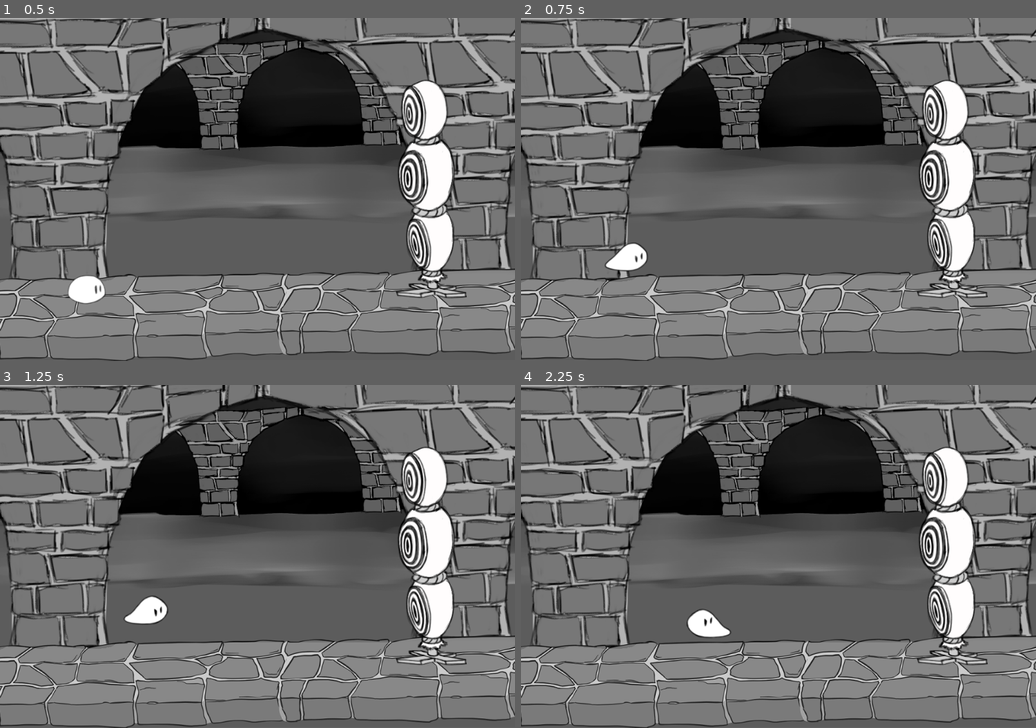
Above: before the commit, frames 1-4 (two rows, left to right).
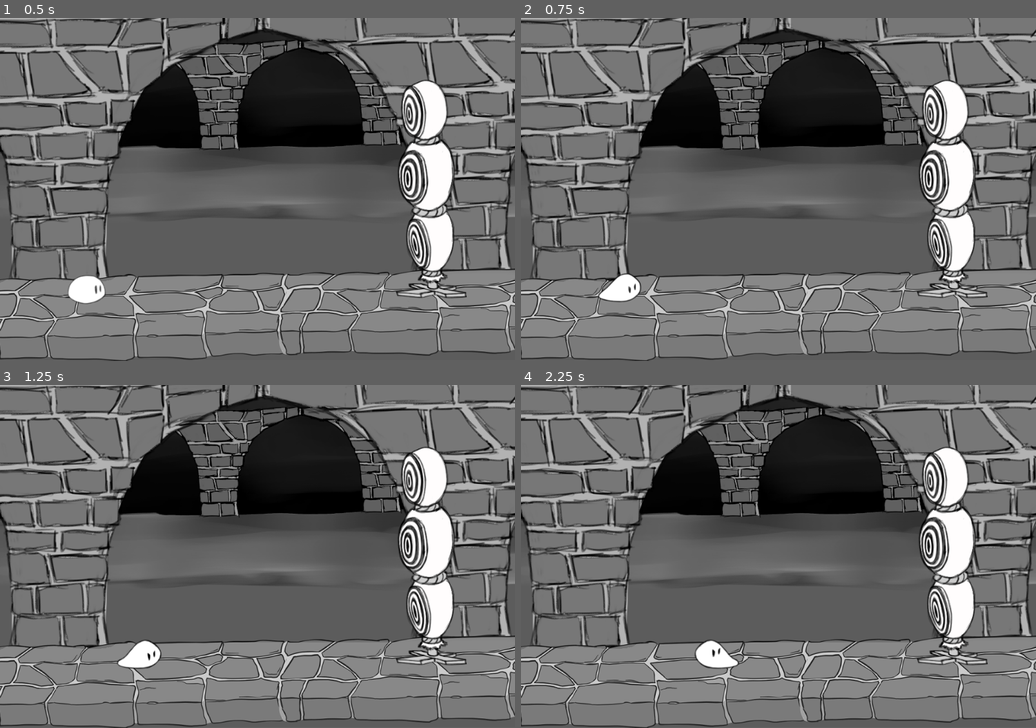
Above: after the commit, the same moments.

Repository: ludumcloud/dungeon-dojo-godot
Game: Godot game, scene res://resources/level.tscn
Two runs of this game, one before a commit and one after it. Both use one fixed random seed, a clock stepped at 60 frames per second and the inputs below.
Inputs:
- Up to frame 1 (0.5 s): no input
- Up to frame 2 (0.75 s): hold D (move_right) from 0.53 s (still down); tap Space (jump) at 0.6 s
- Up to frame 3 (1.25 s): keep holding D (move_right); tap Space (jump) at 0.77, 1.07 s
- Up to frame 4 (2.25 s): tap O (damage) at 1.35 s; tap Space (jump) at 1.52, 1.55, 1.82 s; release D (move_right) at 2.03 s; hold A (move_left) from 2.03 s (still down); tap Y (hi_attack) at 2.1 s

Frame 1 is identical in both runs. In frame 2, 0.9% of the frame differs, in the area x 14-25%, y 65-83%; in frame 3, 1.0%, in the area x 22-33%, y 61-83%; in frame 4, 1.0%.

Commit message:
Adding constrained physics based on player animation state

Diff:
--- a/resources/character.tscn
+++ b/resources/character.tscn
@@ -69,13 +69,29 @@
 tracks/0/imported = false
 tracks/0/enabled = true
 tracks/0/keys = {
-"times": PoolRealArray( -9.31323e-010, 0.409902 ),
+"times": PoolRealArray( -9.31323e-10, 0.409902 ),
 "transitions": PoolRealArray( 1, 1 ),
 "update": 0,
 "values": [ 19, 24 ]
 }
 
 [sub_resource type="Animation" id=4]
+resource_name = "Fall"
+loop = true
+tracks/0/type = "value"
+tracks/0/path = NodePath("Pivot/Body:frame")
+tracks/0/interp = 1
+tracks/0/loop_wrap = true
+tracks/0/imported = false
+tracks/0/enabled = true
+tracks/0/keys = {
+"times": PoolRealArray( 0 ),
+"transitions": PoolRealArray( 1 ),
+"update": 1,
+"values": [ 37 ]
+}
+
+[sub_resource type="Animation" id=5]
 length = 0.61
 tracks/0/type = "value"
 tracks/0/path = NodePath("Pivot/Body:frame")
@@ -105,8 +121,7 @@
 "values": [ 25, 31 ]
 }
 
-[sub_resource type="Animation" id=6]
-resource_name = "Jump"
+[sub_resource type="Animation" id=7]
 length = 0.24
 tracks/0/type = "value"
 tracks/0/path = NodePath("Pivot/Body:frame")
@@ -132,8 +147,7 @@
 "values": [  ]
 }
 
-[sub_resource type="Animation" id=7]
-resource_name = "Land"
+[sub_resource type="Animation" id=8]
 length = 0.4
 tracks/0/type = "value"
 tracks/0/path = NodePath("Pivot/Body:frame")
@@ -178,8 +192,7 @@
 "values": [ 10, 10, 13, 13, 16 ]
 }
 
-[sub_resource type="Animation" id=10]
-resource_name = "MoveBack"
+[sub_resource type="Animation" id=11]
 length = 0.2
 loop = true
 tracks/0/type = "value"
@@ -189,14 +202,13 @@
 tracks/0/imported = false
 tracks/0/enabled = true
 tracks/0/keys = {
-"times": PoolRealArray( -4.65661e-010, 0.168771 ),
+"times": PoolRealArray( -4.65661e-10, 0.168771 ),
 "transitions": PoolRealArray( 1, 1 ),
 "update": 0,
 "values": [ 39, 41 ]
 }
 
-[sub_resource type="Animation" id=11]
-resource_name = "MoveBackTransition"
+[sub_resource type="Animation" id=12]
 length = 0.04
 tracks/0/type = "value"
 tracks/0/path = NodePath("Pivot/Body:frame")
@@ -211,8 +223,7 @@
 "values": [ 38 ]
 }
 
-[sub_resource type="Animation" id=12]
-resource_name = "MoveForward"
+[sub_resource type="Animation" id=13]
 length = 0.2
 loop = true
 tracks/0/type = "value"
@@ -228,8 +239,7 @@
 "values": [ 43, 45 ]
 }
 
-[sub_resource type="Animation" id=13]
-resource_name = "MoveForwardTransition"
+[sub_resource type="Animation" id=14]
 length = 0.04
 tracks/0/type = "value"
 tracks/0/path = NodePath("Pivot/Body:frame")
@@ -238,58 +248,59 @@
 tracks/0/imported = false
 tracks/0/enabled = true
 tracks/0/keys = {
-"times": PoolRealArray( 5.82077e-010 ),
+"times": PoolRealArray( 5.82077e-10 ),
 "transitions": PoolRealArray( 1 ),
 "update": 1,
 "values": [ 42 ]
 }
 
-[sub_resource type="AnimationNodeAnimation" id=14]
+[sub_resource type="AnimationNodeAnimation" id=15]
 animation = "Damage"
 
-[sub_resource type="AnimationNodeAnimation" id=15]
+[sub_resource type="AnimationNodeAnimation" id=48]
+animation = "Fall"
+
+[sub_resource type="AnimationNodeAnimation" id=16]
 animation = "HighAttack"
 
-[sub_resource type="AnimationNodeAnimation" id=16]
+[sub_resource type="AnimationNodeAnimation" id=17]
 animation = "Idle"
 
-[sub_resource type="GDScript" id=17]
-
-[sub_resource type="AnimationNodeAnimation" id=18]
+[sub_resource type="GDScript" id=18]
+
+[sub_resource type="AnimationNodeAnimation" id=19]
 animation = "Jump"
-script = SubResource( 17 )
-
-[sub_resource type="AnimationNodeAnimation" id=19]
+script = SubResource( 18 )
+
+[sub_resource type="AnimationNodeAnimation" id=20]
 animation = "Land"
 
-[sub_resource type="AnimationNodeAnimation" id=20]
+[sub_resource type="AnimationNodeAnimation" id=21]
 animation = "LowAttack"
 
-[sub_resource type="AnimationNodeAnimation" id=21]
+[sub_resource type="AnimationNodeAnimation" id=22]
 animation = "MidAttack"
 
-[sub_resource type="AnimationNodeAnimation" id=22]
+[sub_resource type="AnimationNodeAnimation" id=23]
 animation = "MoveBack"
 
-[sub_resource type="AnimationNodeAnimation" id=23]
+[sub_resource type="AnimationNodeAnimation" id=24]
 animation = "MoveBackTransition"
 
-[sub_resource type="AnimationNodeAnimation" id=24]
+[sub_resource type="AnimationNodeAnimation" id=25]
 animation = "MoveForward"
 
-[sub_resource type="AnimationNodeAnimation" id=25]
+[sub_resource type="AnimationNodeAnimation" id=26]
 animation = "MoveForwardTransition"
 
-[sub_resource type="AnimationNodeStateMachineTransition" id=26]
-
 [sub_resource type="AnimationNodeStateMachineTransition" id=27]
 
 [sub_resource type="AnimationNodeStateMachineTransition" id=28]
 
 [sub_resource type="AnimationNodeStateMachineTransition" id=29]
-switch_mode = 2
 
 [sub_resource type="AnimationNodeStateMachineTransition" id=30]
+switch_mode = 2
 
 [sub_resource type="AnimationNodeStateMachineTransition" id=31]
 
@@ -302,14 +313,12 @@
 [sub_resource type="AnimationNodeStateMachineTransition" id=35]
 
 [sub_resource type="AnimationNodeStateMachineTransition" id=36]
-switch_mode = 2
 
 [sub_resource type="AnimationNodeStateMachineTransition" id=37]
 switch_mode = 2
 
 [sub_resource type="AnimationNodeStateMachineTransition" id=38]
 switch_mode = 2
-auto_advance = true
 
 [sub_resource type="AnimationNodeStateMachineTransition" id=39]
 switch_mode = 2
@@ -321,44 +330,54 @@
 
 [sub_resource type="AnimationNodeStateMachineTransition" id=41]
 switch_mode = 2
+auto_advance = true
 
 [sub_resource type="AnimationNodeStateMachineTransition" id=42]
 switch_mode = 2
-auto_advance = true
 
 [sub_resource type="AnimationNodeStateMachineTransition" id=43]
 switch_mode = 2
 auto_advance = true
 
 [sub_resource type="AnimationNodeStateMachineTransition" id=44]
-
-[sub_resource type="AnimationNodeStateMachine" id=45]
-states/Damage/node = SubResource( 14 )
+switch_mode = 2
+auto_advance = true
+
+[sub_resource type="AnimationNodeStateMachineTransition" id=49]
+switch_mode = 2
+auto_advance = true
+
+[sub_resource type="AnimationNodeStateMachineTransition" id=50]
+
+[sub_resource type="AnimationNodeStateMachine" id=46]
+states/Damage/node = SubResource( 15 )
 states/Damage/position = Vector2( 209, 103 )
-states/HighAttack/node = SubResource( 15 )
+states/Fall/node = SubResource( 48 )
+states/Fall/position = Vector2( -121.417, 247.585 )
+states/HighAttack/node = SubResource( 16 )
 states/HighAttack/position = Vector2( 580, 114 )
-states/Idle/node = SubResource( 16 )
+states/Idle/node = SubResource( 17 )
 states/Idle/position = Vector2( 348, 236 )
-states/Jump/node = SubResource( 18 )
-states/Jump/position = Vector2( 76, 219 )
-states/Land/node = SubResource( 19 )
+states/Jump/node = SubResource( 19 )
+states/Jump/position = Vector2( 96.5415, 207.5 )
+states/Land/node = SubResource( 20 )
 states/Land/position = Vector2( 97.0829, 338.812 )
-states/LowAttack/node = SubResource( 20 )
+states/LowAttack/node = SubResource( 21 )
 states/LowAttack/position = Vector2( 622, 306 )
-states/MidAttack/node = SubResource( 21 )
+states/MidAttack/node = SubResource( 22 )
 states/MidAttack/position = Vector2( 639, 207 )
-states/MoveBack/node = SubResource( 22 )
+states/MoveBack/node = SubResource( 23 )
 states/MoveBack/position = Vector2( 325, 499 )
-states/MoveBackTransition/node = SubResource( 23 )
+states/MoveBackTransition/node = SubResource( 24 )
 states/MoveBackTransition/position = Vector2( 332, 414 )
-states/MoveForward/node = SubResource( 24 )
+states/MoveForward/node = SubResource( 25 )
 states/MoveForward/position = Vector2( 680, 499 )
-states/MoveForwardTransition/node = SubResource( 25 )
+states/MoveForwardTransition/node = SubResource( 26 )
 states/MoveForwardTransition/position = Vector2( 580, 414 )
-transitions = [ "Idle", "MoveForwardTransition", SubResource( 26 ), "MoveForward", "MoveForwardTransition", SubResource( 27 ), "Idle", "MoveBackTransition", SubResource( 28 ), "MoveBackTransition", "MoveBack", SubResource( 29 ), "MoveBack", "MoveBackTransition", SubResource( 30 ), "Idle", "Damage", SubResource( 31 ), "Idle", "HighAttack", SubResource( 32 ), "Idle", "MidAttack", SubResource( 33 ), "Idle", "LowAttack", SubResource( 34 ), "Idle", "Jump", SubResource( 35 ), "MoveForwardTransition", "MoveForward", SubResource( 36 ), "MoveForwardTransition", "Idle", SubResource( 37 ), "LowAttack", "Idle", SubResource( 38 ), "MidAttack", "Idle", SubResource( 39 ), "HighAttack", "Idle", SubResource( 40 ), "MoveBackTransition", "Idle", SubResource( 41 ), "Damage", "Idle", SubResource( 42 ), "Land", "Idle", SubResource( 43 ), "Jump", "Land", SubResource( 44 ) ]
-graph_offset = Vector2( -202.917, 53.8123 )
-
-[sub_resource type="AnimationNodeStateMachinePlayback" id=46]
+transitions = [ "Idle", "MoveForwardTransition", SubResource( 27 ), "MoveForward", "MoveForwardTransition", SubResource( 28 ), "Idle", "MoveBackTransition", SubResource( 29 ), "MoveBackTransition", "MoveBack", SubResource( 30 ), "MoveBack", "MoveBackTransition", SubResource( 31 ), "Idle", "Damage", SubResource( 32 ), "Idle", "HighAttack", SubResource( 33 ), "Idle", "MidAttack", SubResource( 34 ), "Idle", "LowAttack", SubResource( 35 ), "Idle", "Jump", SubResource( 36 ), "MoveForwardTransition", "MoveForward", SubResource( 37 ), "MoveForwardTransition", "Idle", SubResource( 38 ), "LowAttack", "Idle", SubResource( 39 ), "MidAttack", "Idle", SubResource( 40 ), "HighAttack", "Idle", SubResource( 41 ), "MoveBackTransition", "Idle", SubResource( 42 ), "Damage", "Idle", SubResource( 43 ), "Land", "Idle", SubResource( 44 ), "Jump", "Fall", SubResource( 49 ), "Fall", "Land", SubResource( 50 ) ]
+graph_offset = Vector2( -202.917, 141.585 )
+
+[sub_resource type="AnimationNodeStateMachinePlayback" id=47]
 
 [node name="Character" type="KinematicBody2D"]
 script = ExtResource( 1 )
@@ -368,7 +387,7 @@
 [node name="Body" type="AnimatedSprite" parent="Pivot"]
 position = Vector2( 1.03485, -58.6585 )
 frames = SubResource( 1 )
-frame = 26
+frame = 37
 
 [node name="CollisionShape2D" type="CollisionShape2D" parent="."]
 position = Vector2( -63.095, -22.9502 )
@@ -376,19 +395,20 @@
 
 [node name="AnimationPlayer" type="AnimationPlayer" parent="."]
 anims/Damage = SubResource( 3 )
-anims/HighAttack = SubResource( 4 )
-anims/Idle = SubResource( 5 )
-anims/Jump = SubResource( 6 )
-anims/Land = SubResource( 7 )
-anims/LowAttack = SubResource( 8 )
-anims/MidAttack = SubResource( 9 )
-anims/MoveBack = SubResource( 10 )
-anims/MoveBackTransition = SubResource( 11 )
-anims/MoveForward = SubResource( 12 )
-anims/MoveForwardTransition = SubResource( 13 )
+anims/Fall = SubResource( 4 )
+anims/HighAttack = SubResource( 5 )
+anims/Idle = SubResource( 6 )
+anims/Jump = SubResource( 7 )
+anims/Land = SubResource( 8 )
+anims/LowAttack = SubResource( 9 )
+anims/MidAttack = SubResource( 10 )
+anims/MoveBack = SubResource( 11 )
+anims/MoveBackTransition = SubResource( 12 )
+anims/MoveForward = SubResource( 13 )
+anims/MoveForwardTransition = SubResource( 14 )
 
 [node name="AnimationTree" type="AnimationTree" parent="."]
-tree_root = SubResource( 45 )
+tree_root = SubResource( 46 )
 anim_player = NodePath("../AnimationPlayer")
 active = true
-parameters/playback = SubResource( 46 )
+parameters/playback = SubResource( 47 )
--- a/scripts/Character.gd
+++ b/scripts/Character.gd
@@ -20,7 +20,7 @@
 		playback.travel("MidAttack")
 	if Input.is_action_just_pressed("low_attack"):
 		playback.travel("LowAttack")
-	if Input.is_action_just_released("jump"):
+	if Input.is_action_just_pressed("jump"):
 		playback.travel("Jump")
 	if Input.is_action_just_pressed("damage"):
 		playback.travel("Damage")
@@ -34,17 +34,21 @@
 		playback.travel("Idle")
 
 func _physics_process(delta):
+	var current_state = playback.get_current_node()
+
 	motion.y += GRAVITY
 
-	if Input.is_action_pressed("move_right"):
+	if current_state == "MoveForward":
 		motion.x = SPEED
-	elif Input.is_action_pressed("move_left"):
+	elif current_state == "MoveBack":
 		motion.x = -SPEED
 	else:
 		motion.x = 0
 
 	if is_on_floor():
-		if Input.is_action_just_pressed("jump"):
+		if current_state == "Fall":
+			playback.travel("Land")
+		if current_state == "Jump":
 			motion.y = JUMP_HEIGHT
 
 	motion = move_and_slide(motion, UP)
Not shown: 4 places in resources/character.tscn that only renumber resources
